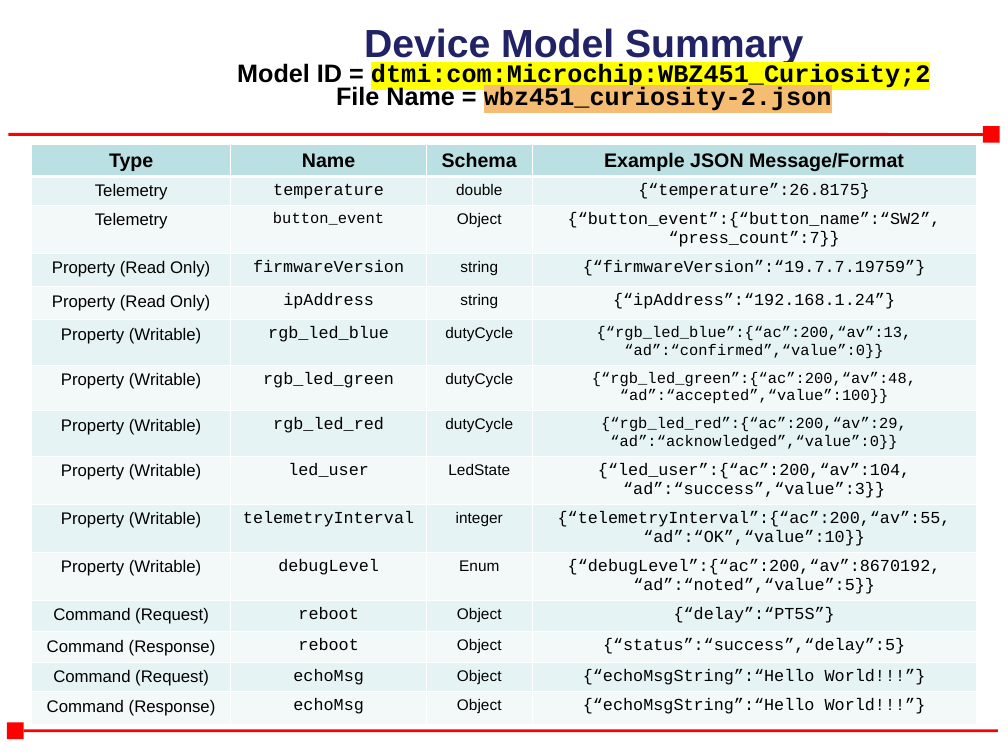
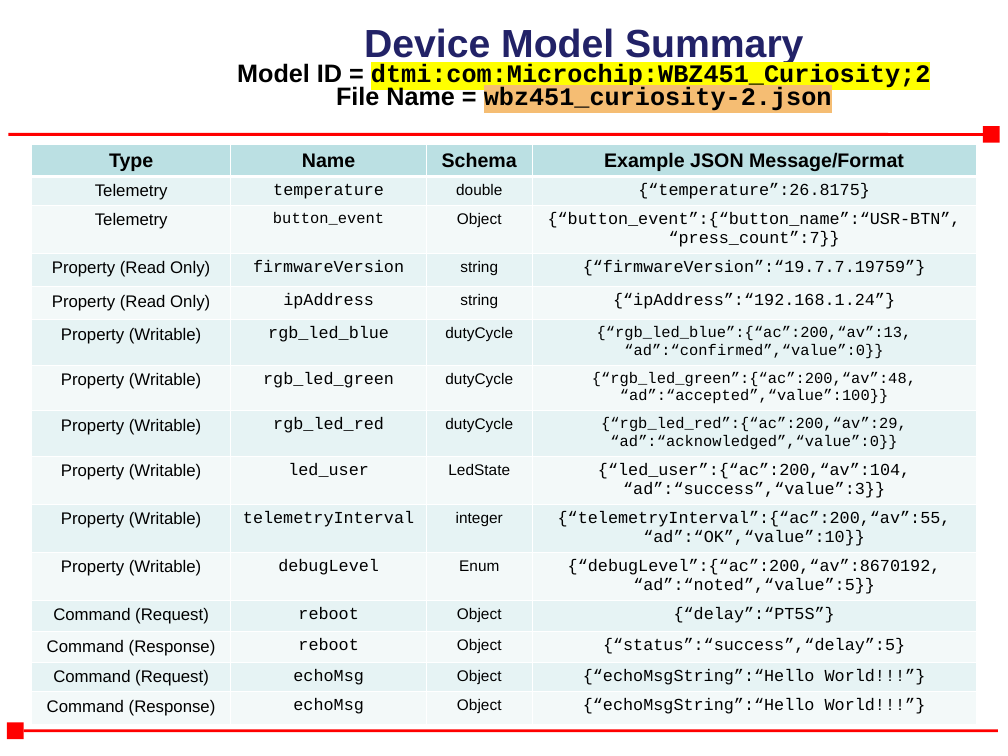
Before and after one commit to MicrochipTech/AzureDemo_WBZ451, a slide deck: slide 1 of device_model/wbz451_curiosity-2.pptx. Drawn at 1008x756 pixels with LibreOffice and Linux fonts; fonts in the diff are those of the drawing; background and template pictures are left out. Boxes give left, top, right and bottom in pixels: in the first picture for what was removed or moved away, otherwise in the second. Text is boxed around its words. In the diff, an @@ line names an element or a change of style, - is before the commit and + after.

```diff
--- a/device_model/wbz451_curiosity-2.pptx
+++ b/device_model/wbz451_curiosity-2.pptx
@@ table at [31, 144, 977, 742] @@
-row 3, column 4: {“button_event”:{“button_name”:“SW2”, “press_count”:7}}
+row 3, column 4: {“button_event”:{“button_name”:“USR-BTN”, “press_count”:7}}
```
Also in this commit, not shown: 2 other files.
